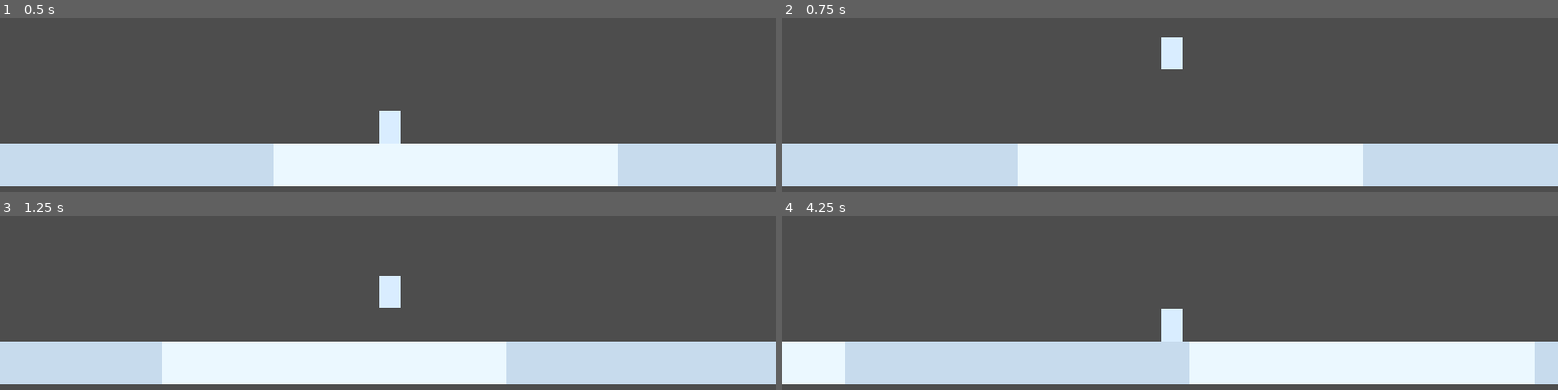
Above: before the commit, frames 1-4 (two rows, left to right).
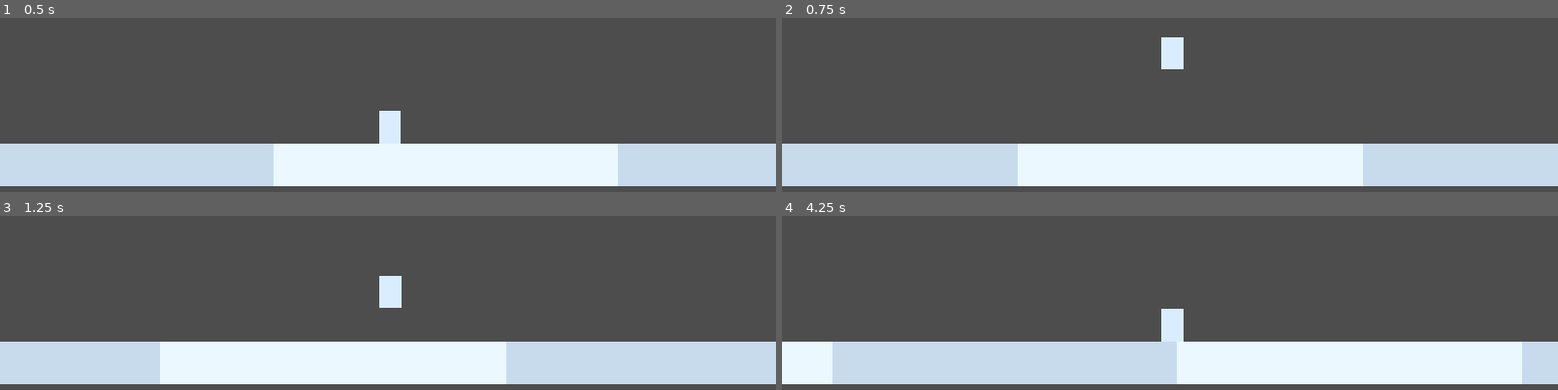
Above: after the commit, the same moments.

Repository: Kiernan-Hub/Aurora
Game: Godot game, scene res://scenes/main.tscn
The game is run twice, just before and just after one commit, with the same random seed, the same clock (stepped at 60 frames per second) and the same inputs.
Inputs:
- Up to frame 1 (0.5 s): no input
- Up to frame 2 (0.75 s): tap Enter (ui_accept) at 0.5 s
- Up to frame 3 (1.25 s): tap Enter (ui_accept) at 0.77 s
- Up to frame 4 (4.25 s): tap Enter (ui_accept) at 1.52, 3.02, 3.77 s

Frame 1 is identical in both runs. In frame 2, less than 0.1% of the frame differs, in the area x 51-52%, y 11-30%; in frame 3, less than 0.1%; in frame 4, 1.2%, in the area x 6-97%, y 53-97%.

Commit message:
speed scaling: confirmed ramp from 220 to 500 cap

Diff:
--- a/scenes/main.tscn
+++ b/scenes/main.tscn
@@ -1,19 +1,18 @@
-[gd_scene load_steps=5 format=3]
+[gd_scene format=3 uid="uid://c147p0o3ci7lp"]
 
 [ext_resource type="PackedScene" path="res://scenes/player/player.tscn" id="1"]
-[ext_resource type="Script" path="res://scripts/terrain/terrain_generator.gd" id="2"]
-[ext_resource type="Script" path="res://scripts/main.gd" id="3"]
+[ext_resource type="Script" uid="uid://bxieoqsa3l1ov" path="res://scripts/terrain/terrain_generator.gd" id="2"]
+[ext_resource type="Script" uid="uid://b167wbugq81a2" path="res://scripts/main.gd" id="3"]
 
-[node name="Main" type="Node2D"]
+[node name="Main" type="Node2D" unique_id=564781199]
 script = ExtResource("3")
 
-[node name="Player" parent="." instance=ExtResource("1")]
+[node name="Player" parent="." unique_id=1995330198 instance=ExtResource("1")]
 position = Vector2(64, 136)
 
-[node name="TerrainGenerator" type="Node2D" parent="."]
+[node name="TerrainGenerator" type="Node2D" parent="." unique_id=1676138452]
 script = ExtResource("2")
 player_path = NodePath("../Player")
-ground_y = 192.0
 
-[node name="Camera2D" type="Camera2D" parent="."]
+[node name="Camera2D" type="Camera2D" parent="." unique_id=1352461072]
 position = Vector2(0, 136)
--- a/scripts/player/player.gd
+++ b/scripts/player/player.gd
@@ -2,24 +2,27 @@
 
 class_name Player
 
-const FORWARD_SPEED: float = 220.0
+const SPEED_MANAGER_SCRIPT: Script = preload("res://scripts/systems/speed_manager.gd")
 const GRAVITY: float = 1600.0
 const JUMP_VELOCITY: float = -640.0
 const FLOOR_SNAP_LENGTH: float = 18.0
 
 @onready var color_rect: ColorRect = $ColorRect
 
+var speed_manager: RefCounted
 var did_print_velocity: bool = false
 
 
 func _ready() -> void:
+	speed_manager = SPEED_MANAGER_SCRIPT.new() as RefCounted
 	floor_snap_length = FLOOR_SNAP_LENGTH
-	velocity = Vector2(FORWARD_SPEED, 0.0)
+	velocity = Vector2(speed_manager.current_speed, 0.0)
 	color_rect.color = Color(0.85, 0.93, 1.0)
 
 
 func _physics_process(delta: float) -> void:
-	velocity.x = FORWARD_SPEED
+	speed_manager.update(delta)
+	velocity.x = speed_manager.current_speed
 
 	if is_on_floor() and Input.is_action_just_pressed("ui_accept"):
 		velocity.y = JUMP_VELOCITY
@@ -29,8 +32,7 @@
 	elif velocity.y > 0.0:
 		velocity.y = 0.0
 
-	if not did_print_velocity:
+	if Engine.get_physics_frames() % 60 == 0:
 		print(velocity)
-		did_print_velocity = true
 
 	move_and_slide()
--- /dev/null
+++ b/scripts/systems/speed_manager.gd
@@ -0,0 +1,12 @@
+extends RefCounted
+
+class_name SpeedManager
+
+const ACCELERATION: float = 2.0
+const MAX_SPEED: float = 500.0
+
+var current_speed: float = 220.0
+
+
+func update(delta: float) -> void:
+	current_speed = min(current_speed + (ACCELERATION * delta), MAX_SPEED)
Not shown, added: scripts/systems/speed_manager.gd.uid
